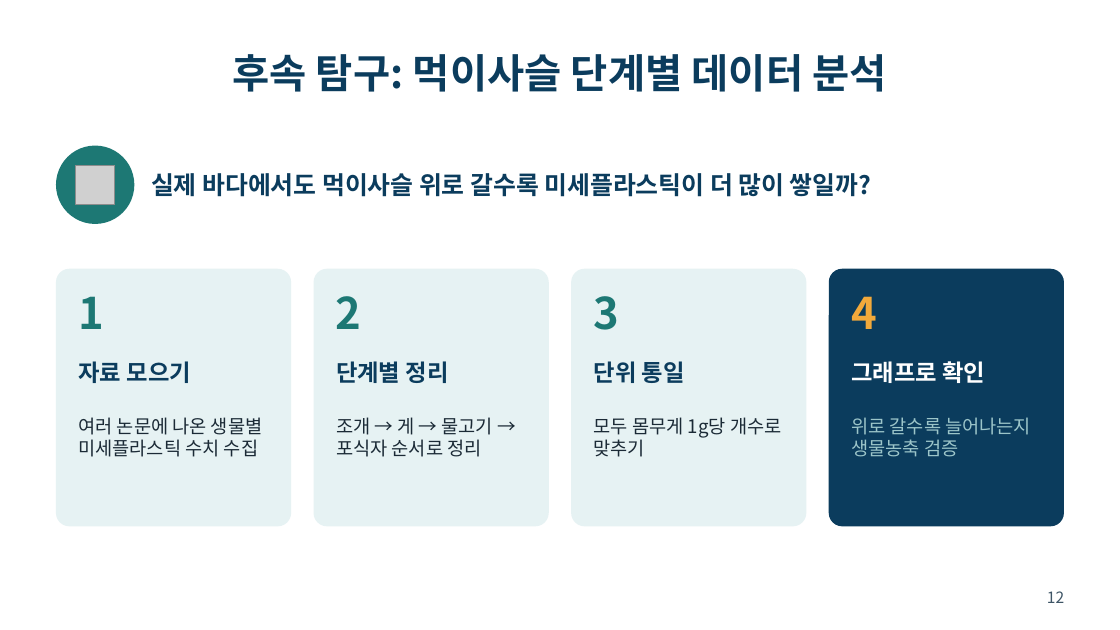
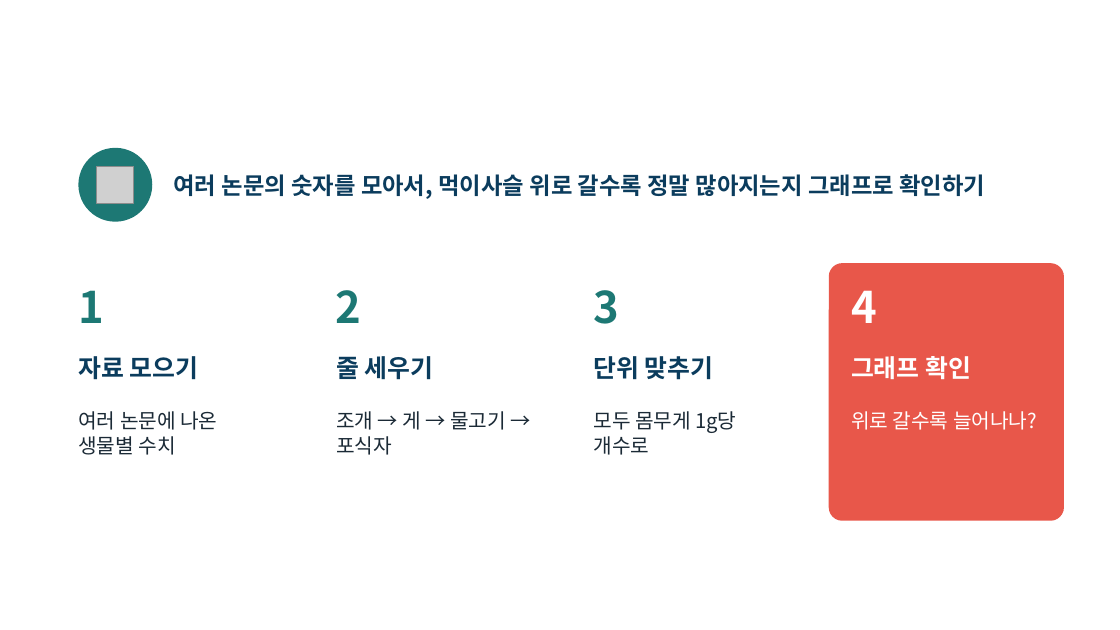
Before and after one commit to packsunjin/Graph, a slide deck: slide 12 of reports/미세플라스틱_발표_10605_박선진.pptx. Drawn at 1120x630 pixels with LibreOffice and Linux fonts; fonts in the diff are those of the drawing; grey boxes stand for pictures; background and template pictures are left out. Boxes give left, top, right and bottom in pixels: in the first picture for what was removed or moved away, otherwise in the second. Text is boxed around its words. In the diff, an @@ line names an element or a change of style, - is before the commit and + after.

```diff
--- a/reports/미세플라스틱_발표_10605_박선진.pptx
+++ b/reports/미세플라스틱_발표_10605_박선진.pptx
@@ title at [232, 54, 886, 92]: text changed; size 26 to 28 pt; text colour #0B3C5D to #FFFFFF @@
-후속 탐구: 먹이사슬 단계별 데이터 분석
+후속 탐구: 진짜 바다에서도 그럴까?
@@ ellipse: place and size @@
-ellipse at [56, 146, 134, 224]
+ellipse at [78, 148, 152, 222]
@@ picture: place and size @@
-picture at [76, 166, 115, 205]
+picture at [96, 167, 133, 204]
@@ text at [174, 174, 985, 199]: text changed; size 16 to 15 pt @@
-실제 바다에서도 먹이사슬 위로 갈수록 미세플라스틱이 더 많이 쌓일까?
+여러 논문의 숫자를 모아서, 먹이사슬 위로 갈수록 정말 많아지는지 그래프로 확인하기
@@ fill #E6F2F3 to #FFFFFF in 3 elements at [56, 263, 291, 521], [314, 263, 549, 521], [571, 263, 806, 521] @@
@@ 4 rounded rectangles, 3 texts: place and size @@
-4 rounded rectangles, 3 texts at [56, 269, 1064, 526]
+4 rounded rectangles, 3 texts at [56, 263, 1064, 521]
@@ rounded rectangle at [829, 263, 1064, 521]: fill #0B3C5D to #E8574A @@
@@ text "4" at [851, 290, 877, 323]: text colour #F2A93B to #FFFFFF @@
@@ text "자료 모으기" at [78, 356, 199, 380]: size 15 to 16 pt @@
@@ text added at [336, 356, 433, 380], 16 pt, text #0B3C5D, bold @@
+줄 세우기
@@ text at [594, 356, 714, 380]: text changed; size 15 to 16 pt @@
-단위 통일
+단위 맞추기
@@ text at [851, 356, 971, 379]: text changed; size 15 to 16 pt @@
-그래프로 확인
+그래프 확인
@@ text removed at [336, 361, 449, 383] @@
-단계별 정리
@@ text at [78, 411, 217, 455]: text changed; size 12 to 13 pt @@
-여러 논문에 나온 생물별 미세플라스틱 수치 수집
+여러 논문에 나온 생물별 수치
@@ text at [336, 411, 506, 455]: text changed; size 12 to 13 pt @@
-조개 → 게 → 물고기 → 포식자 순서로 정리
+조개 → 게 → 물고기 → 포식자
@@ text at [594, 411, 736, 455]: text changed; size 12 to 13 pt @@
-모두 몸무게 1g당 개수로 맞추기
+모두 몸무게 1g당 개수로
@@ text at [851, 411, 1037, 430]: text changed; size 12 to 13 pt; text colour #9CC5C9 to #FFFFFF @@
-위로 갈수록 늘어나는지 생물농축 검증
+위로 갈수록 늘어나나?
@@ page number at [1019, 585, 1075, 618]: text colour #3E5566 to #FFFFFF @@
```
Also in this commit, not shown: 9 other slides changed, 4 slides added, 3 slides removed, 1 other file.
